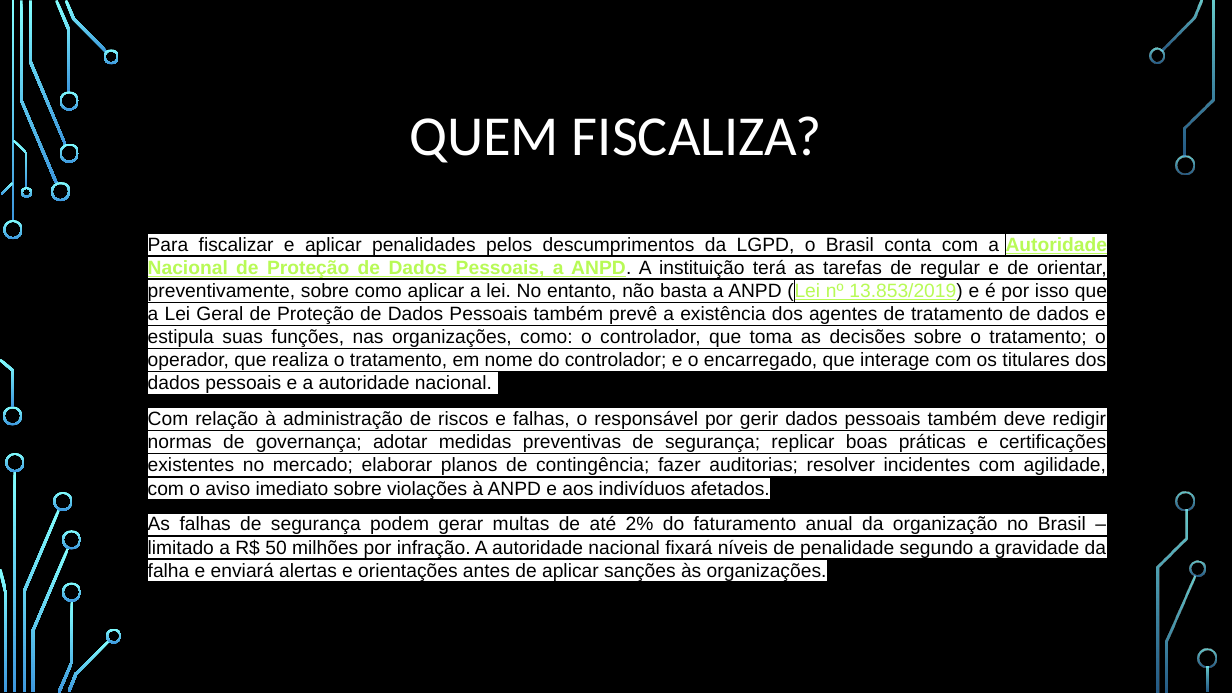
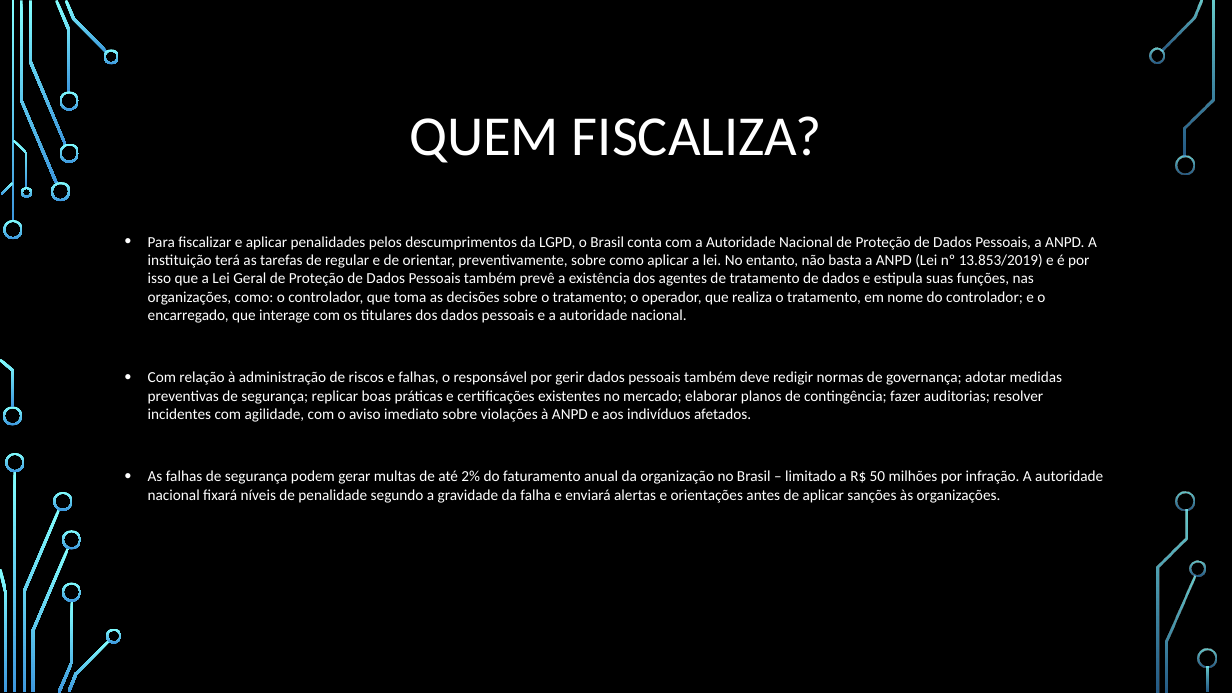
Before and after one commit to MauricioSanto/Meu-Curso-fullstack, a slide deck: slide 4 of Módulo 03/Back-End/aula01/apresentaçao power point LGPD/lgpd.pptx (slide 3 before the commit). Drawn at 1232x693 pixels with LibreOffice and Linux fonts; fonts in the diff are those of the drawing; background and template pictures are left out. Boxes give left, top, right and bottom in pixels: in the first picture for what was removed or moved away, otherwise in the second. Text is boxed around its words. In the diff, an @@ line names an element or a change of style, - is before the commit and + after.

```diff
--- a/Módulo 03/Back-End/aula01/apresentaçao power point LGPD/lgpd.pptx
+++ b/Módulo 03/Back-End/aula01/apresentaçao power point LGPD/lgpd.pptx
@@ text "Para fiscalizar e aplicar penalidades ..." at <box>148,236,1103,503</box>: size 15 to 11.9 pt, font Arial to Calibri, text colour #000000 to #FFFFFF, highlight #FFFFFF to none; text colour #B8FA56 to #FFFFFF, bold off, underline off in "Autoridade Nacional de Proteção de Dados Pessoais, ..."; alignment justified to left @@
```
Also in this commit, not shown: 6 other slides changed, 5 slides added.
